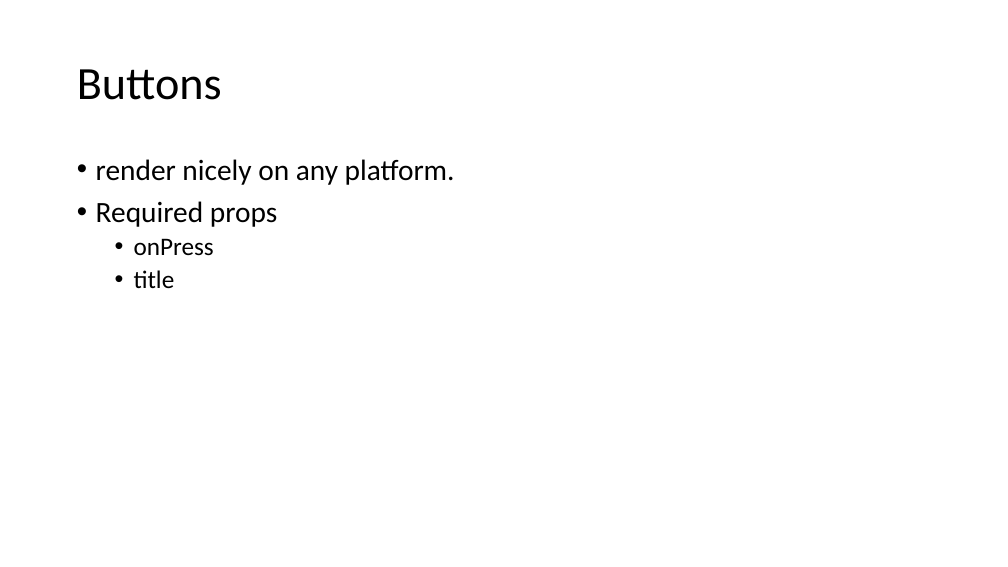
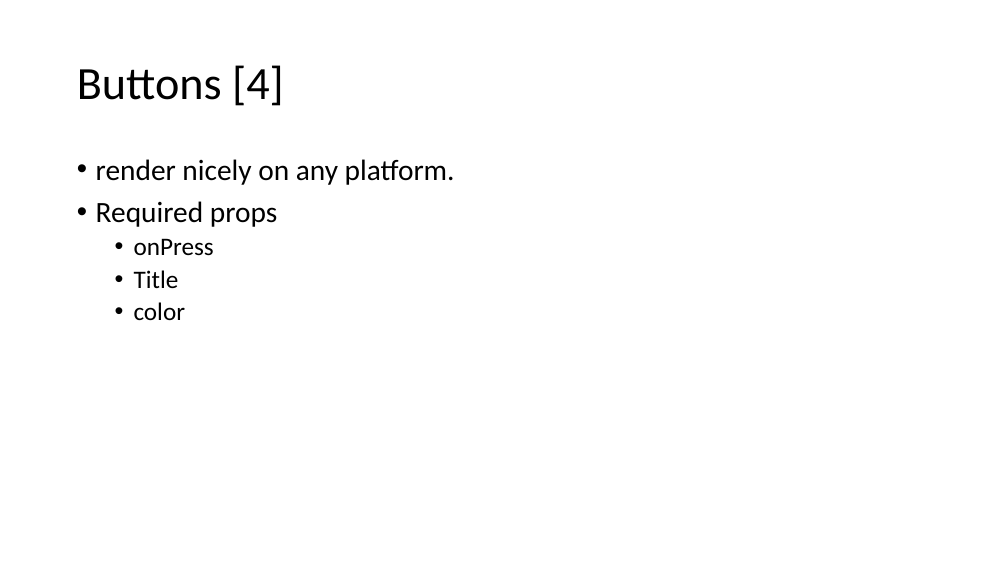
Before and after one commit to kamiuetian/MAD-FALL22, a slide deck: slide 17 of Slides/Lecture03.pptx (slide 12 before the commit). Drawn at 1008x567 pixels with LibreOffice and Linux fonts; fonts in the diff are those of the drawing. Boxes give left, top, right and bottom in pixels: in the first picture for what was removed or moved away, otherwise in the second. Text is boxed around its words. In the diff, an @@ line names an element or a change of style, - is before the commit and + after.

```diff
--- a/Slides/Lecture03.pptx
+++ b/Slides/Lecture03.pptx
@@ title at [77,65,284,106]: text changed @@
-Buttons
+Buttons [4]
@@ text at [134,270,186,320]: text changed @@
-  • title
+  • Title
+  • color
```
Also in this commit, not shown: 5 other slides changed, 5 slides added, 7 other files.
